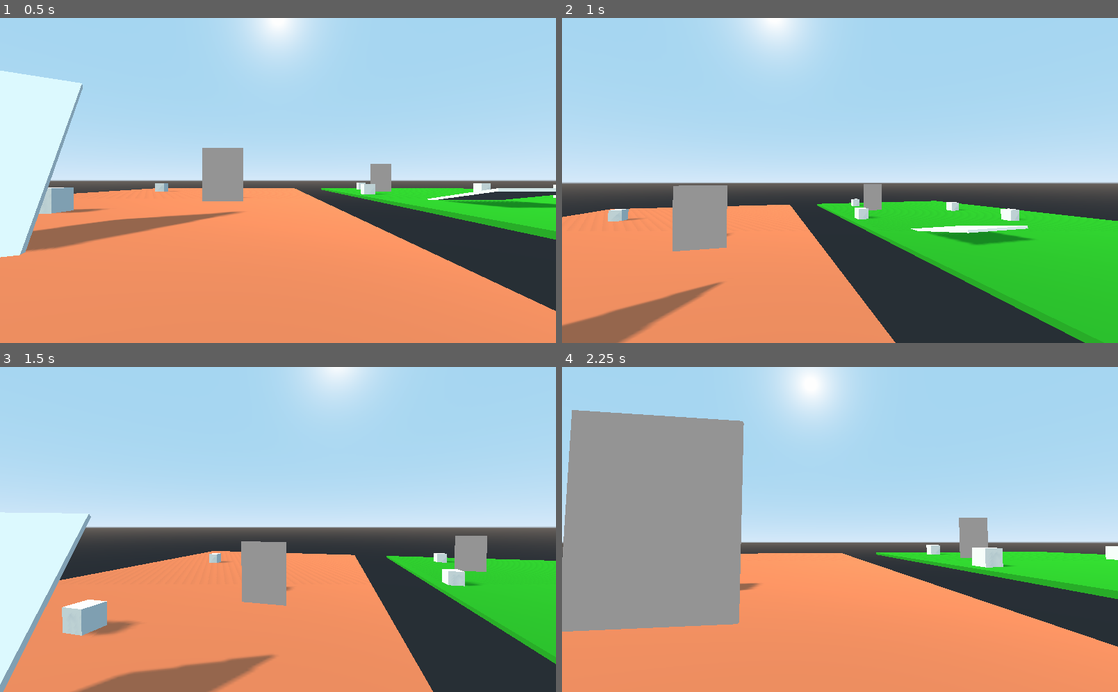
Above: before the commit, frames 1-4 (two rows, left to right).
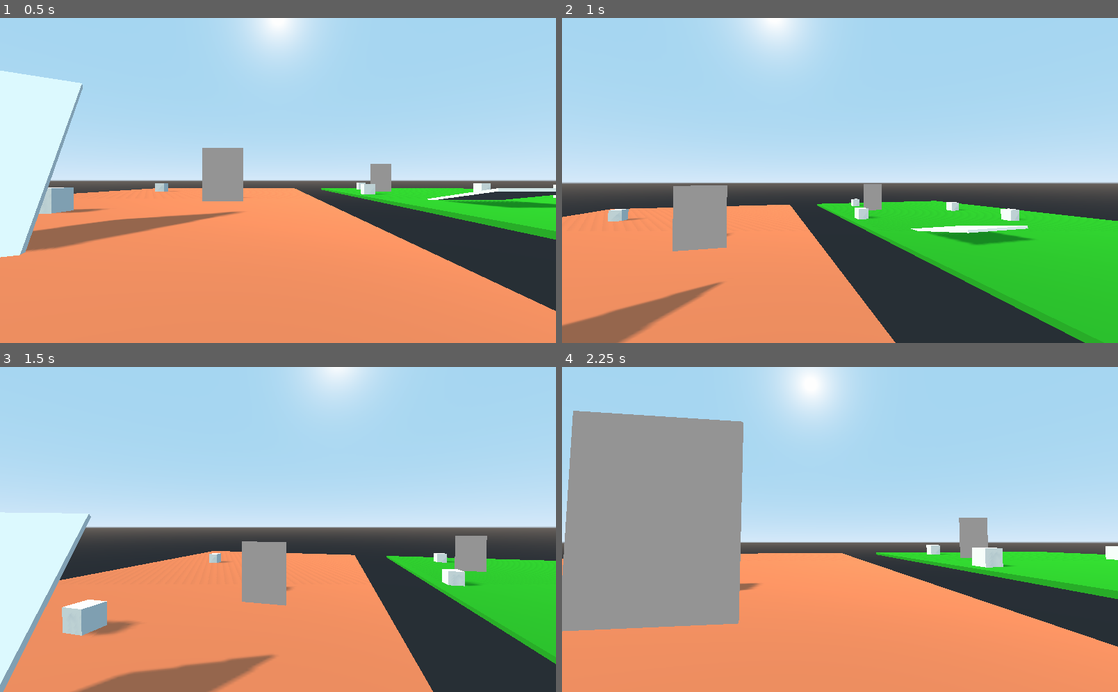
Above: after the commit, the same moments.

Repository: greenrazer/portals-godot
Game: Godot game, scene res://Levels/Portals.tscn
Two runs of this game, one before a commit and one after it. Both use one fixed random seed, a clock stepped at 60 frames per second and the inputs below. The project has no main scene, so this scene is started directly.
Inputs (mouse positions are in pixels of both pictures, inside the frame that each line leads up to):
- Up to frame 1 (0.5 s): no input
- Up to frame 2 (1 s): move the mouse to (867, 180) at 0.52 s; hold W (move_up) from 0.53 s (still down); hold Shift (sprint) from 0.53 s (still down); tap Space (jump) at 0.77 s
- Up to frame 3 (1.5 s): keep holding W (move_up); move the mouse to (250, 529) at 1.27 s; release Shift (sprint) at 1.28 s; tap Shift (sprint) at 1.35 s
- Up to frame 4 (2.25 s): keep holding W (move_up); tap Space (jump) at 1.52 s; move the mouse to (851, 523) at 2.02 s; hold Shift (sprint) from 2.03 s (still down)

Frame 1 is identical in both runs. In frame 2, less than 0.1% of the frame differs, in the area x 19-57%, y 51-72%; in frame 3, less than 0.1%; in frame 4, 0.2%, in the area x 0-77%, y 13-82%.

Commit message:
changed some hyperperameters

Diff:
--- a/Levels/Portals.tscn
+++ b/Levels/Portals.tscn
@@ -250,7 +250,7 @@
 current = true
 
 [node name="Shape" type="Spatial" parent="Portals/PortalPair1/PortalA"]
-transform = Transform( 1.5, 0, 0, 0, 2, 0, 0, 0, 0.05, 0, 0, 0 )
+transform = Transform( 1.5, 0, 0, 0, 2, 0, 0, 0, 0.03, 0, 0, 0 )
 
 [node name="Area" type="Area" parent="Portals/PortalPair1/PortalA/Shape"]
 
@@ -258,7 +258,7 @@
 shape = SubResource( 8 )
 
 [node name="Outside" type="MeshInstance" parent="Portals/PortalPair1/PortalA/Shape"]
-transform = Transform( 1, 0, 0, 0, 1, 0, 0, 0, 1, 0, 0, 0 )
+transform = Transform( 1, 0, 0, 0, 0.999, 0, 0, 0, 1, 0, 0, 0 )
 layers = 2
 material_override = SubResource( 9 )
 cast_shadow = 0
@@ -279,7 +279,7 @@
 current = true
 
 [node name="Shape" type="Spatial" parent="Portals/PortalPair1/PortalB"]
-transform = Transform( 1.5, 0, 0, 0, 2, 0, 0, 0, 0.05, 0, 0, 0 )
+transform = Transform( 1.5, 0, 0, 0, 2, 0, 0, 0, 0.03, 0, 0, 0 )
 
 [node name="Area" type="Area" parent="Portals/PortalPair1/PortalB/Shape"]
 
@@ -287,7 +287,7 @@
 shape = SubResource( 8 )
 
 [node name="Outside" type="MeshInstance" parent="Portals/PortalPair1/PortalB/Shape"]
-transform = Transform( 1, 0, 8.88178e-16, 0, 1, 0, 0, 0, 1, 0, 0, 0 )
+transform = Transform( 1, 0, 0, 0, 0.999, 0, 0, 0, 1, 0, 0, 0 )
 layers = 4
 material_override = SubResource( 15 )
 cast_shadow = 0
--- a/scripts/portal.gd
+++ b/scripts/portal.gd
@@ -24,13 +24,12 @@
 	var linked_trans = linked_portal.global_transform * global_transform.inverse() * player_cam.global_transform
 	var camera_to_linked_portal_dist = (player_cam.global_transform.origin - global_transform.origin).length()
 	$Viewport/Camera.set_global_transform(linked_trans)
-	$Viewport/Camera.set_znear(camera_to_linked_portal_dist)
+	$Viewport/Camera.set_znear(clamp(camera_to_linked_portal_dist - 1,0.01,INF))
 	$Viewport.size = get_viewport().size
 
 func teleport_travelers():
 	for traveler in travelers_to_me:
-		var trans = traveler.global_transform
-		var offset = trans.origin - global_transform.origin
+		var offset = traveler.global_transform.origin - global_transform.origin
 
 		var old_side = sign(traveler.prev_offset.dot(global_transform.basis.z))
 		var new_side = sign(offset.dot(global_transform.basis.z))
@@ -38,7 +37,10 @@
 		if old_side != new_side:
 			var linked_trans = linked_portal.global_transform * global_transform.inverse() * traveler.global_transform
 			traveler.set_global_transform(linked_trans)
-			traveler.velocity = linked_trans.basis * traveler.velocity
+			print(traveler.velocity)
+#			traveler.velocity = linked_trans.basis * traveler.velocity
+			traveler.velocity = -traveler.velocity
+			print(traveler.velocity)
 			travelers_to_me.erase(traveler)
 		traveler.prev_offset = offset
 
--- a/scripts/steve.gd
+++ b/scripts/steve.gd
@@ -5,6 +5,7 @@
 var camera_change = Vector2()
 
 var velocity = Vector3()
+var direction = Vector3()
 
 const FLY_ACCEL = 4
 const FLY_SPEED = 20
@@ -55,7 +56,7 @@
 	move_and_slide(velocity)
 
 func walk(delta):
-	var direction = Vector3()
+	direction = Vector3()
 
 	var aim = $Head/Camera.get_global_transform().basis
 	if Input.is_action_pressed("move_up"):
